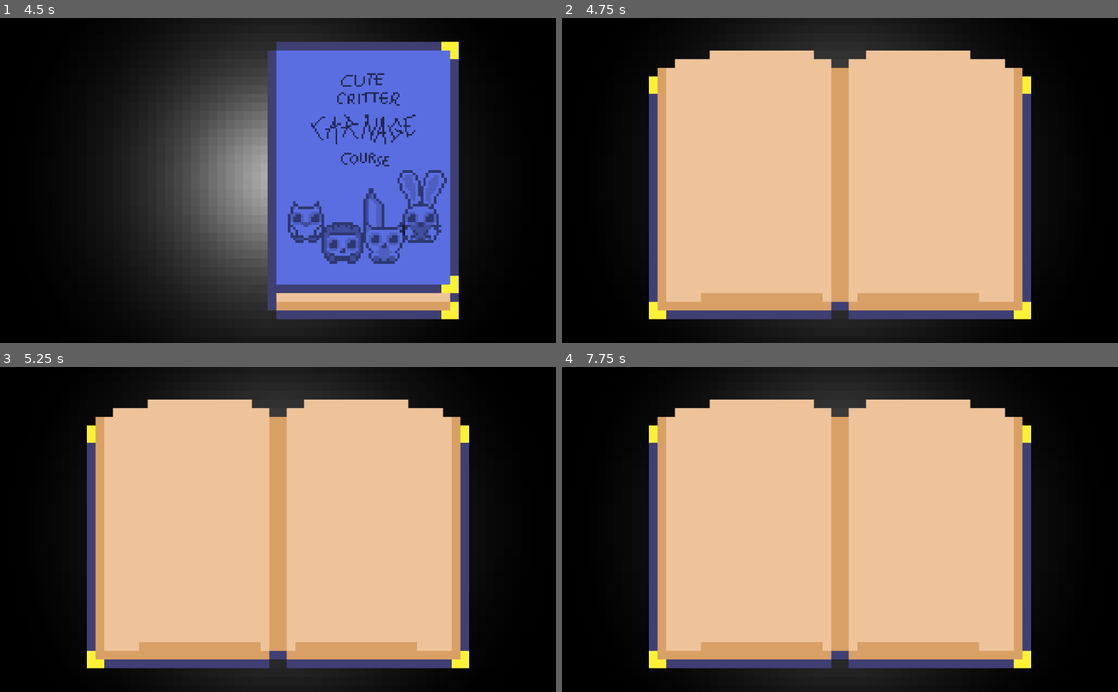
Above: before the commit, frames 1-4 (two rows, left to right).
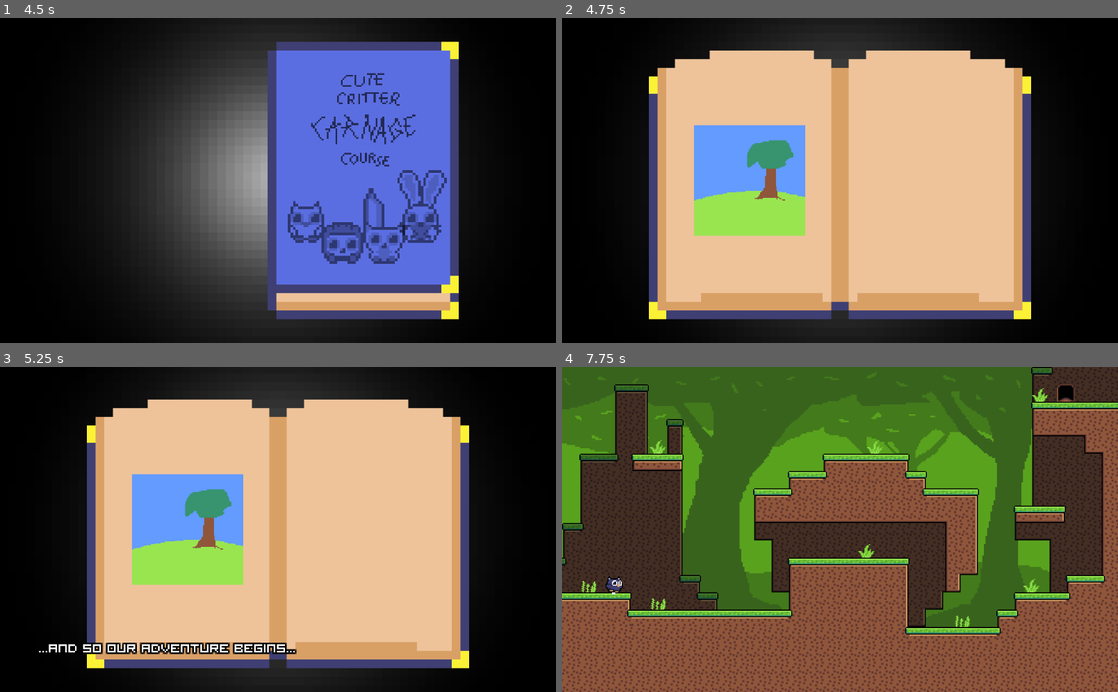
Above: after the commit, the same moments.

Repository: atka66/cccc
Game: Godot game, scene res://menu/Splash.tscn
The game is run twice, just before and just after one commit, with the same random seed, the same clock (stepped at 60 frames per second) and the same inputs. Sound files missing from this copy of the repository are replaced by a short silence.
Inputs:
- Up to frame 1 (4.5 s): hold D (right_1) 0.53-2.03 s; tap S (dash_1) at 0.6 s; tap W (jump_1) at 0.77, 1.52, 3.02, 3.77 s; tap Down (dash_2) at 1.35 s; tap Enter at 2 s; hold A (left_1) 2.03-2.78 s; tap X (death_1) at 2.1 s; tap R (reset) at 2.75, 4.25 s; hold D (right_1) 2.78-4.28 s; tap L (death_2) at 2.85 s; tap Left (left_2) at 3.6 s; hold A (left_1) from 4.28 s (still down); tap Right (right_2) at 4.35 s
- Up to frame 2 (4.75 s): keep holding A (left_1); tap W (jump_1) at 4.52 s
- Up to frame 3 (5.25 s): tap R (reset) at 5 s; release A (left_1) at 5.03 s; hold D (right_1) from 5.03 s (still down); tap S (dash_1) at 5.1 s
- Up to frame 4 (7.75 s): release D (right_1) at 5.78 s; hold A (left_1) 5.78-7.28 s; tap Down (dash_2) at 5.85 s; tap W (jump_1) at 6.02, 6.77, 7.52 s; tap X (death_1) at 6.6 s; hold D (right_1) from 7.28 s (still down); tap L (death_2) at 7.35 s

Frame 1 is identical in both runs. In frame 2, 6.8% of the frame differs, in the area x 23-44%, y 32-68%; in frame 3, 8.2%; in frame 4, 99%, in the area x 0-100%, y 0-100%.

Commit message:
story scene working

Diff:
--- a/Res.gd
+++ b/Res.gd
@@ -13,19 +13,25 @@
 onready var PlayerDummy = preload("res://objects/system/menu/PlayerDummy.tscn")
 
 const Maps = [
-	{"name":"the journey begins", "path":"res://maps/Map01.tscn"},
-	{"name":"going up", "path":"res://maps/Map03.tscn"},
-	{"name":"the pits", "path":"res://maps/Map02.tscn"},
-	{"name":"a spiky situation", "path":"res://maps/Map07.tscn"},
-	{"name":"rollercoaster of emotions", "path":"res://maps/Map04.tscn"},
-	{"name":"duodenum", "path":"res://maps/Map05.tscn"},
-	{"name":"cliff hanger", "path":"res://maps/Map06.tscn"},
+	{"chapter": 0, "name":"the journey begins", "path":"res://maps/Map01.tscn"},
+	{"chapter": 0, "name":"going up", "path":"res://maps/Map03.tscn"},
+	{"chapter": 0, "name":"the pits", "path":"res://maps/Map02.tscn"},
+	{"chapter": 0, "name":"a spiky situation", "path":"res://maps/Map07.tscn"},
+	{"chapter": 0, "name":"rollercoaster of emotions", "path":"res://maps/Map04.tscn"},
+	{"chapter": 0, "name":"duodenum", "path":"res://maps/Map05.tscn"},
+	{"chapter": 0, "name":"cliff hanger", "path":"res://maps/Map06.tscn"},
 ]
 
 const Chapters = [
-	{"text": "forest"},
-	{"text": "plains"},
-	{"text": "desert"},
+	{
+		"title": "forest",
+		"leftImage": preload("res://sprites/story/forest_1.png"),"rightImage": preload("res://sprites/story/forest_1.png")
+	},
+	{
+		"title": "plains",
+		"leftImage": preload("res://sprites/story/plains_1.png"),"rightImage": preload("res://sprites/story/plains_1.png")
+	},
+	{"leftImage": preload("res://sprites/story/forest_1.png"),"rightImage": preload("res://sprites/story/forest_1.png")}
 ]
 
 onready var PlayerSkins = [
--- a/menu/Story.gd
+++ b/menu/Story.gd
@@ -1,17 +1,47 @@
 extends Node2D
+
+var page : int = 0
 
 func _ready():
 	get_node('/root/Music').play('story_pre')
+	updateImages()
 
-func startStoryMusic():
+func startStory():
 	get_node('/root/Music').play('story')
+	progressTimer()
+
+
+func progressTimer():
+	if (page < Res.Maps[Global.currentMap].chapter):
+		$FlipTimer.start()
+	else:
+		if page > 0:
+			$StartLabel.set_text("...and so our adventure continues...")
+		else:
+			$StartLabel.set_text("...and so our adventure begins...")
+		$StartAnim.play("startgame")
 
 func _input(event):
 	if event.is_action_pressed("ui_cancel"):
 		get_tree().quit()
 
 func flipPage(forward: bool):
-	if (!$Anim.is_playing()):
-		$Anim.play("flipnext" if forward else "flipback")
+	page = page + (1 if forward else -1)
+	if (!$StoryAnim.is_playing()):
+		$StoryAnim.play("flipnext" if forward else "flipback")
 		$PageflipAudio.stream = Res.AudioPageflip[randi() % len(Res.AudioPageflip)]
 		$PageflipAudio.play()
+
+func updateImages():
+	$Book/Opened/StoryLeft.texture = Res.Chapters[page].leftImage
+	if (page < Res.Maps[Global.currentMap].chapter):
+		$Book/Opened/StoryRight.texture = Res.Chapters[page].rightImage
+	else:
+		$Book/Opened/StoryRight.texture = null
+
+func startGame():
+	Global.gotoCurrentMap()
+
+func _on_FlipTimer_timeout():
+	flipPage(true)
+	progressTimer()
--- a/menu/Story.tscn
+++ b/menu/Story.tscn
@@ -7,6 +7,7 @@
 [ext_resource path="res://sprites/book_flare.png" type="Texture" id=5]
 [ext_resource path="res://sprites/players_silhouette.png" type="Texture" id=6]
 [ext_resource path="res://sprites/book_title.png" type="Texture" id=7]
+[ext_resource path="res://objects/system/label/CustomLabel.tscn" type="PackedScene" id=8]
 
 [sub_resource type="Animation" id=1]
 resource_name = "appear"
@@ -122,7 +123,7 @@
 "transitions": PoolRealArray( 1 ),
 "values": [ {
 "args": [  ],
-"method": "startStoryMusic"
+"method": "startStory"
 } ]
 }
 
@@ -160,11 +161,11 @@
 tracks/2/imported = false
 tracks/2/enabled = true
 tracks/2/keys = {
-"times": PoolRealArray( 0 ),
-"transitions": PoolRealArray( 1 ),
-"values": [ {
-"args": [ false ],
-"method": "flipPage"
+"times": PoolRealArray( 0.1 ),
+"transitions": PoolRealArray( 1 ),
+"values": [ {
+"args": [  ],
+"method": "updateImages"
 } ]
 }
 
@@ -202,25 +203,93 @@
 tracks/2/imported = false
 tracks/2/enabled = true
 tracks/2/keys = {
-"times": PoolRealArray( 0 ),
-"transitions": PoolRealArray( 1 ),
-"values": [ {
-"args": [ true ],
-"method": "flipPage"
-} ]
+"times": PoolRealArray( 0.1 ),
+"transitions": PoolRealArray( 1 ),
+"values": [ {
+"args": [  ],
+"method": "updateImages"
+} ]
+}
+
+[sub_resource type="Animation" id=4]
+resource_name = "startgame"
+length = 3.0
+tracks/0/type = "value"
+tracks/0/path = NodePath("Dim:color")
+tracks/0/interp = 1
+tracks/0/loop_wrap = true
+tracks/0/imported = false
+tracks/0/enabled = true
+tracks/0/keys = {
+"times": PoolRealArray( 2.5, 3 ),
+"transitions": PoolRealArray( 1, 1 ),
+"update": 0,
+"values": [ Color( 0, 0, 0, 0 ), Color( 0, 0, 0, 1 ) ]
+}
+tracks/1/type = "method"
+tracks/1/path = NodePath(".")
+tracks/1/interp = 1
+tracks/1/loop_wrap = true
+tracks/1/imported = false
+tracks/1/enabled = true
+tracks/1/keys = {
+"times": PoolRealArray( 3 ),
+"transitions": PoolRealArray( 1 ),
+"values": [ {
+"args": [  ],
+"method": "startGame"
+} ]
+}
+tracks/2/type = "value"
+tracks/2/path = NodePath("StartLabel:modulate")
+tracks/2/interp = 1
+tracks/2/loop_wrap = true
+tracks/2/imported = false
+tracks/2/enabled = true
+tracks/2/keys = {
+"times": PoolRealArray( 0.5, 0.7 ),
+"transitions": PoolRealArray( 1, 1 ),
+"update": 0,
+"values": [ Color( 1, 1, 1, 0 ), Color( 1, 1, 1, 1 ) ]
+}
+tracks/3/type = "value"
+tracks/3/path = NodePath("StartLabel:position")
+tracks/3/interp = 1
+tracks/3/loop_wrap = true
+tracks/3/imported = false
+tracks/3/enabled = true
+tracks/3/keys = {
+"times": PoolRealArray( 0, 3 ),
+"transitions": PoolRealArray( 1, 1 ),
+"update": 0,
+"values": [ Vector2( 64, 512 ), Vector2( 96, 512 ) ]
 }
 
 [node name="Story" type="Node2D"]
 script = ExtResource( 4 )
 
-[node name="Anim" type="AnimationPlayer" parent="."]
+[node name="FlipTimer" type="Timer" parent="."]
+wait_time = 2.0
+one_shot = true
+
+[node name="StoryAnim" type="AnimationPlayer" parent="."]
 autoplay = "appear"
 anims/appear = SubResource( 1 )
 anims/flipback = SubResource( 3 )
 anims/flipnext = SubResource( 2 )
 
+[node name="StartAnim" type="AnimationPlayer" parent="."]
+anims/startgame = SubResource( 4 )
+
+[node name="StartLabel" parent="." instance=ExtResource( 8 )]
+modulate = Color( 1, 1, 1, 0 )
+position = Vector2( 64, 512 )
+fontSize = 3
+outline = true
+animate = false
+
 [node name="Book" type="Node2D" parent="."]
-position = Vector2( 512, 693.293 )
+position = Vector2( 512, 1500 )
 scale = Vector2( 16, 16 )
 
 [node name="Sprite" type="Sprite" parent="Book"]
@@ -286,8 +355,23 @@
 hframes = 2
 frame = 1
 
+[node name="StoryLeft" type="Sprite" parent="Book/Opened"]
+scale = Vector2( 0.1, 0.1 )
+offset = Vector2( -104, 0 )
+
+[node name="StoryRight" type="Sprite" parent="Book/Opened"]
+scale = Vector2( 0.1, 0.1 )
+offset = Vector2( 104, 0 )
+
+[node name="Dim" type="ColorRect" parent="."]
+margin_right = 1024.0
+margin_bottom = 600.0
+color = Color( 0, 0, 0, 0 )
+
 [node name="SlideAudio" type="AudioStreamPlayer" parent="."]
 stream = ExtResource( 2 )
 
 [node name="PageflipAudio" type="AudioStreamPlayer" parent="."]
 stream = ExtResource( 3 )
+
+[connection signal="timeout" from="FlipTimer" to="." method="_on_FlipTimer_timeout"]
--- a/objects/hud/MapStartDim.tscn
+++ b/objects/hud/MapStartDim.tscn
@@ -63,10 +63,10 @@
 [node name="ColorRect" type="ColorRect" parent="."]
 margin_right = 512.0
 margin_bottom = 300.0
-color = Color( 0, 0, 0, 1 )
+color = Color( 0, 0, 0, 0 )
 
 [node name="MapNameLabel" parent="." instance=ExtResource( 1 )]
-position = Vector2( 16, 256 )
+position = Vector2( 20.8, 280 )
 fontSize = 2
 outline = true
 animate = false
Not shown: 1 places in menu/Story.tscn that only renumber resources
Binary file added: sprites/story/forest_1.png
Not shown, added: sprites/story/forest_1.png.import
Binary file added: sprites/story/plains_1.png
Not shown, added: sprites/story/plains_1.png.import
